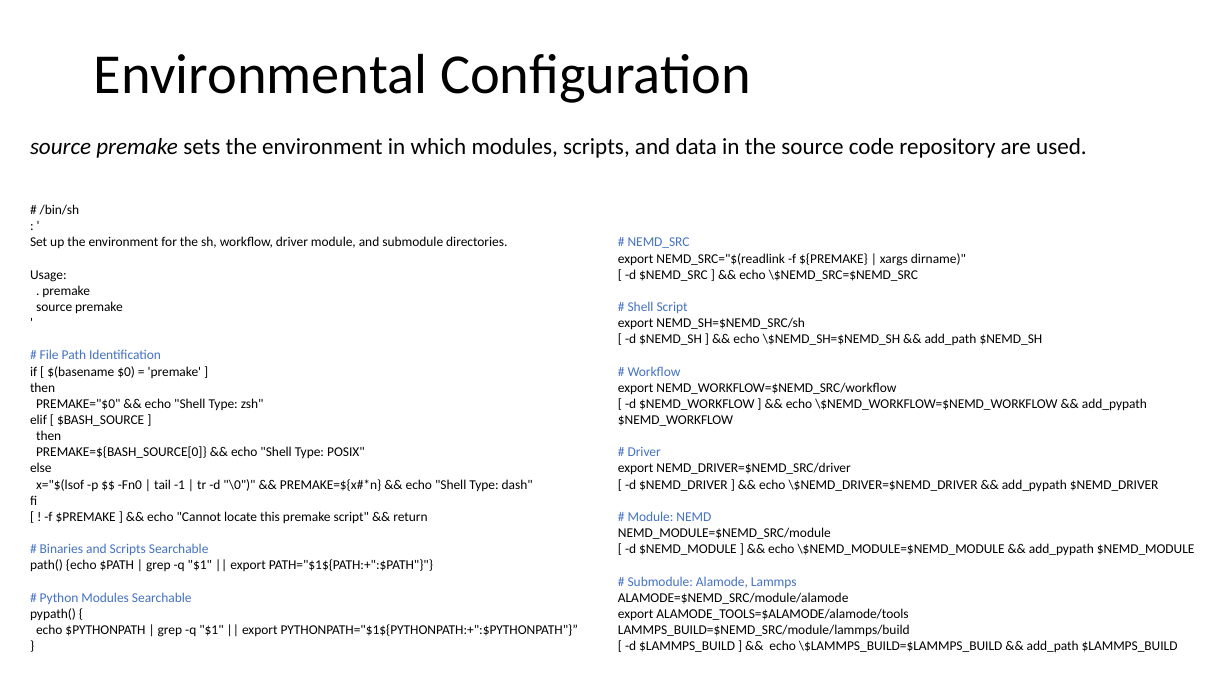
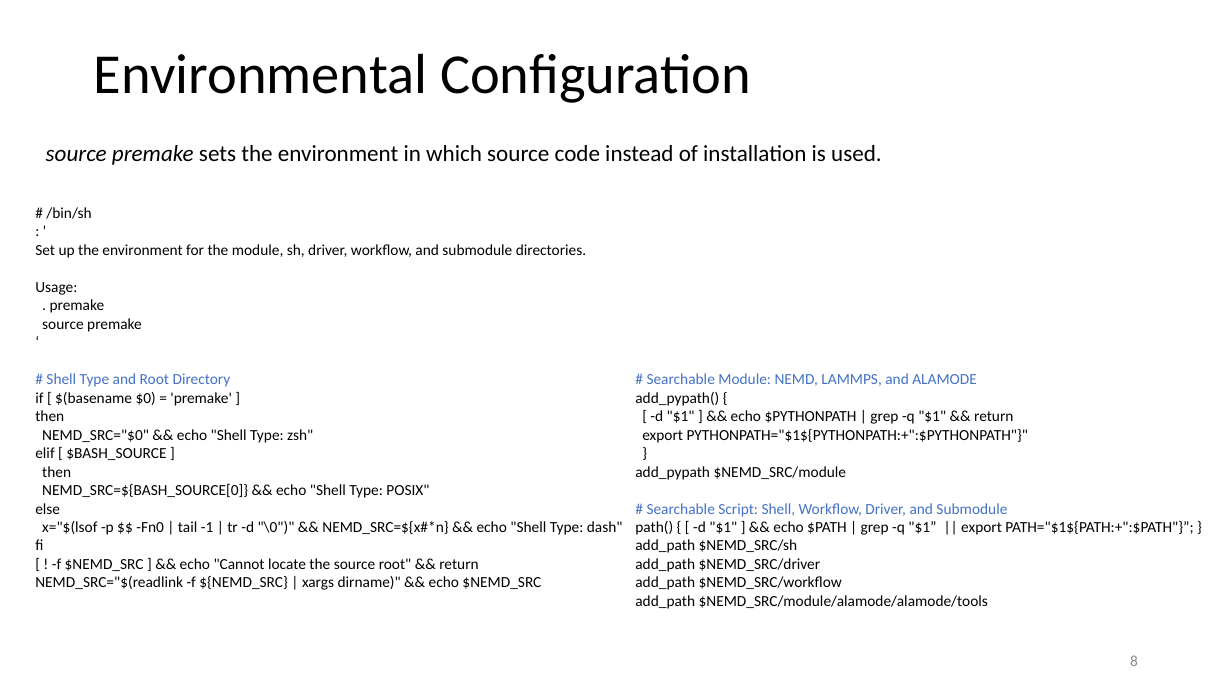
Before and after one commit to zhteg4pvt/nemd, a slide deck: slide 8 of docs/power_point/nemd.pptx. Drawn at 1232x693 pixels with LibreOffice and Linux fonts; fonts in the diff are those of the drawing. Boxes give left, top, right and bottom in pixels: in the first picture for what was removed or moved away, otherwise in the second. Text is boxed around its words. In the diff, an @@ line names an element or a change of style, - is before the commit and + after.

Commit message:
ppt updated premake add NEMD_SRC, and modifies PATH & PYTHONPATH

```diff
--- a/docs/power_point/nemd.pptx
+++ b/docs/power_point/nemd.pptx
@@ text at (46,145,882,165): text changed @@
-source premake sets the environment in which modules, scripts, and data in the source code repository are used.
+source premake sets the environment in which source code instead of installation is used.
@@ text at (35,207,1193,609): text changed; size 10.5 to 12 pt @@
-# /bin/sh
-: '
-Set up the environment for the sh, workflow, driver module, and submodule directories.
-Usage:
-. premake
-source premake
-'
-# File Path Identification
-if [ $(basename $0) = 'premake' ]
-then
-PREMAKE="$0" && echo "Shell Type: zsh"
-elif [ $BASH_SOURCE ]
-then
-PREMAKE=${BASH_SOURCE[0]} && echo "Shell Type: POSIX"
-else
-x="$(lsof -p $$ -Fn0 | tail -1 | tr -d "\0")" && PREMAKE=${x#*n} && echo "Shell Type: dash"
-fi
-[ ! -f $PREMAKE ] && echo "Cannot locate this premake script" && return
-# Binaries and Scripts Searchable
-path() {echo $PATH | grep -q "$1" || export PATH="$1${PATH:+":$PATH"}"}
-# Python Modules Searchable
-pypath() {
-echo $PYTHONPATH | grep -q "$1" || export PYTHONPATH="$1${PYTHONPATH:+":$PYTHONPATH"}”
-}
-# NEMD_SRC
-export NEMD_SRC="$(readlink -f ${PREMAKE} | xargs dirname)"
-[ -d $NEMD_SRC ] && echo \$NEMD_SRC=$NEMD_SRC
-# Shell Script
-export NEMD_SH=$NEMD_SRC/sh
-[ -d $NEMD_SH ] && echo \$NEMD_SH=$NEMD_SH && add_path $NEMD_SH
-# Workflow
-export NEMD_WORKFLOW=$NEMD_SRC/workflow
-[ -d $NEMD_WORKFLOW ] && echo \$NEMD_WORKFLOW=$NEMD_WORKFLOW && add_pypath $NEMD_WORKFLOW
-# Driver
-export NEMD_DRIVER=$NEMD_SRC/driver
-[ -d $NEMD_DRIVER ] && echo \$NEMD_DRIVER=$NEMD_DRIVER && add_pypath $NEMD_DRIVER
-# Module: NEMD
-NEMD_MODULE=$NEMD_SRC/module
-[ -d $NEMD_MODULE ] && echo \$NEMD_MODULE=$NEMD_MODULE && add_pypath $NEMD_MODULE
-# Submodule: Alamode, Lammps
-ALAMODE=$NEMD_SRC/module/alamode
-export ALAMODE_TOOLS=$ALAMODE/alamode/tools
-LAMMPS_BUILD=$NEMD_SRC/module/lammps/build
-[ -d $LAMMPS_BUILD ] && echo \$LAMMPS_BUILD=$LAMMPS_BUILD && add_path $LAMMPS_BUILD
+# /bin/sh
+: '
+Set up the environment for the module, sh, driver, workflow, and submodule directories.
+Usage:
+. premake
+source premake
+‘
+# Shell Type and Root Directory
+if [ $(basename $0) = 'premake' ]
+then
+NEMD_SRC="$0" && echo "Shell Type: zsh"
+elif [ $BASH_SOURCE ]
+then
+NEMD_SRC=${BASH_SOURCE[0]} && echo "Shell Type: POSIX"
+else
+x="$(lsof -p $$ -Fn0 | tail -1 | tr -d "\0")" && NEMD_SRC=${x#*n} && echo "Shell Type: dash"
+fi
+[ ! -f $NEMD_SRC ] && echo "Cannot locate the source root" && return
+NEMD_SRC="$(readlink -f ${NEMD_SRC} | xargs dirname)" && echo $NEMD_SRC
+# Searchable Module: NEMD, LAMMPS, and ALAMODE
+add_pypath() {
+[ -d "$1" ] && echo $PYTHONPATH | grep -q "$1" && return
+export PYTHONPATH="$1${PYTHONPATH:+":$PYTHONPATH"}"
+}
+add_pypath $NEMD_SRC/module
+# Searchable Script: Shell, Workflow, Driver, and Submodule
+path() { [ -d "$1" ] && echo $PATH | grep -q "$1” || export PATH="$1${PATH:+":$PATH"}”; }
+add_path $NEMD_SRC/sh
+add_path $NEMD_SRC/driver
+add_path $NEMD_SRC/workflow
+add_path $NEMD_SRC/module/alamode/alamode/tools
@@ page number added at (1130,655,1138,666), 12 pt, text #8C8C8C @@
+8
```
Also in this commit, not shown: 14 other slides changed, 2 other files.
